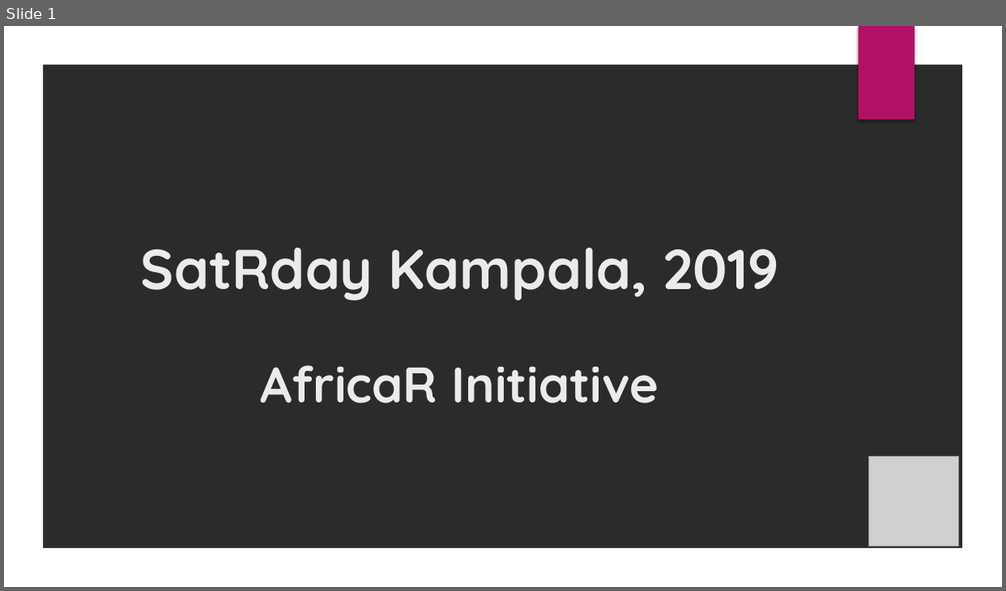
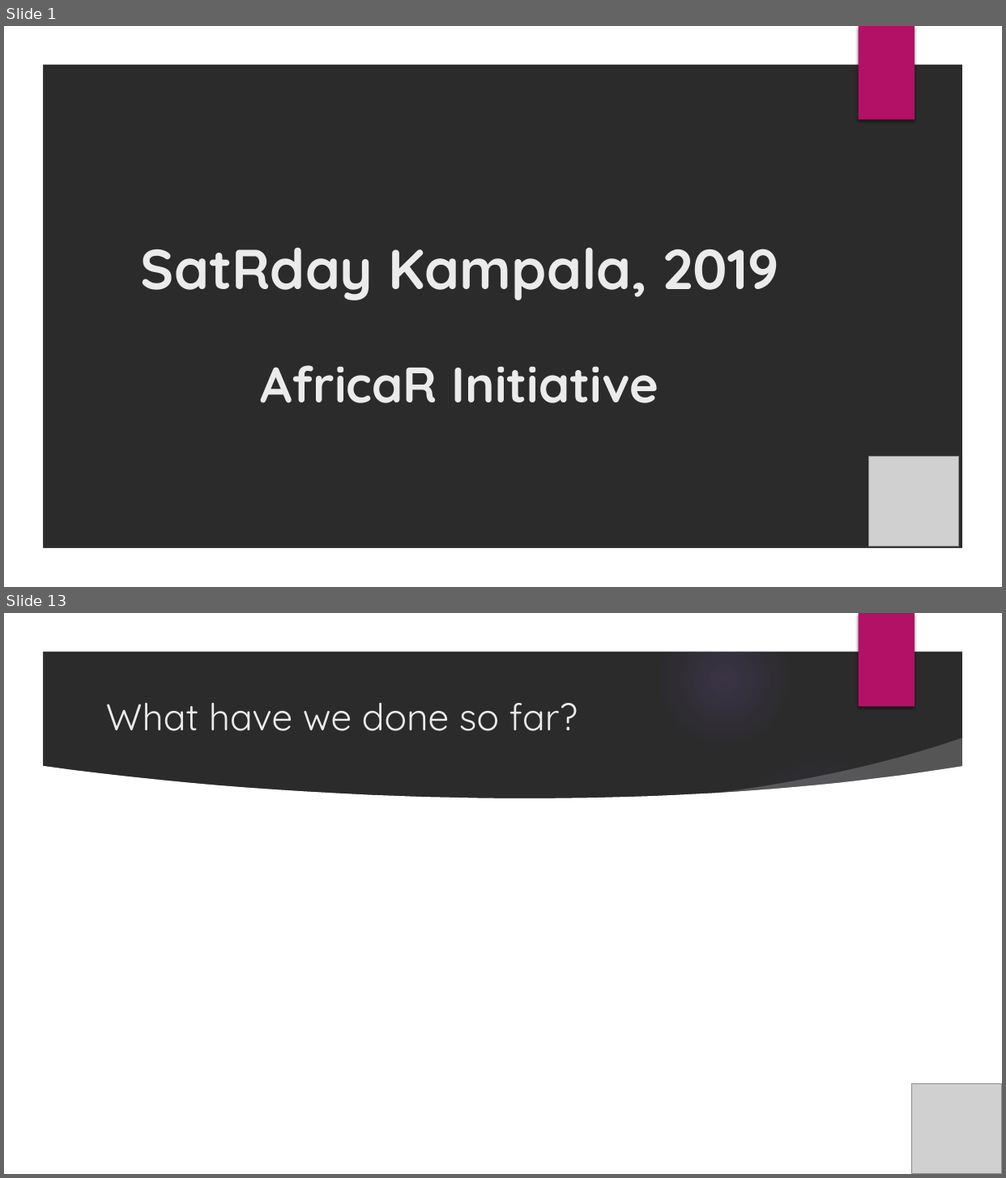
Before and after one commit to Shelmith-Kariuki/R, a slide deck: Trainings/Deck.pptx. Shown one above the other, each under a label of ours: slide 1 before the commit, slides 1 and 13 after it; the slides between them are not shown. The pictures are 1006x591 and 1006x1178 pixels, drawn with LibreOffice and Linux fonts; fonts in the diff are those of the drawing; grey boxes stand for pictures; background and template pictures are left out; a plain dark background stands for a picture behind light text. Boxes give left, top, right and bottom in pixels: in the first picture for what was removed or moved away, otherwise in the second. Text is boxed around its words. In the diff, an @@ line names an element or a change of style, - is before the commit and + after.

```diff
--- a/Trainings/Deck.pptx
+++ b/Trainings/Deck.pptx
@@ slide 13 added at (x1=4, y1=613, x2=1002, y2=1174), background picture (left out); not listed: 2 template elements that a slide beside it also shows @@
@@ title added at (x1=106, y1=703, x2=577, y2=731), 36 pt, text #EBEBEB @@
+What have we done so far?
@@ group added at (x1=4, y1=614, x2=971, y2=1174): 5 ellipses, 2 freeform shapes @@
@@ picture added at (x1=912, y1=1084, x2=1002, y2=1174) @@
```
Also in this commit, not shown: 12 other slides added, 2 slides removed.
